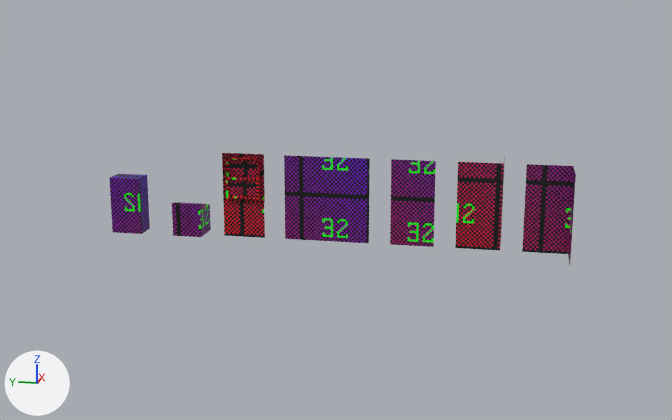
Two versions of the Blender file 3D Pixel art/Wall Set/Apartment Set.blend, one commit apart.
Both versions are drawn from a camera (50 mm lens) standing at (-41.2, 2.3, 11.8) and looking at (0.1, 10.6, 1.5). Lighting does not change. The marker at lower left points along +X, +Y and +Z.

In view in the first picture: 'Fridge', 'Oven', 'Wall_Apt_2_Long', 'Wall_Apt_4_Long', 'Wall_Apt_Corner_In', 'Wall_Apt_Corner_Out', 'Window_Apt_2_Long', 'Window_Bot', 'Window_Top'.
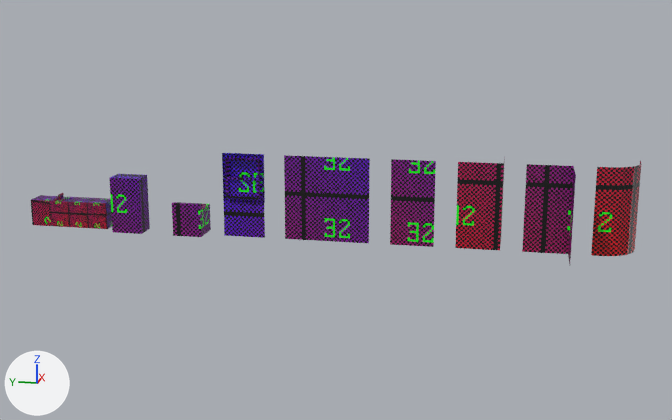
Patch to the scene script:
```diff
--- a/3D Pixel art/Wall Set/Apartment Set.blend.py
+++ b/3D Pixel art/Wall Set/Apartment Set.blend.py
@@ me_plane_032 @@
 me_plane_032.from_pydata(...)  # 6 vertices, 2 faces; spans x -4.0..0.0, y -2.0..0.0, z -2.0..0.0
 # used by ob_wall_apt_corner_out; location = (0.0, 3.0, 0.0); rotation_euler = (-3.142, 1.571, 0.0), in degrees (-180, 90, 0)
+# me_plane_032 part 1: texture (UV) coordinates of 2 of 2 faces, centred in x -2.0, y -1.0..0.0, z -1.0..0.0, changed; they spanned u 0.36..0.67, v 0.0..0.31 and now span u 0.36..0.67, v 0.01..0.32
 me_plane_032.materials.append(mat_material_001)
@@ me_plane_031 @@
 me_plane_031.from_pydata(...)  # 4 vertices, 1 face; spans x -4.0..0.0, y -4.0..0.0, z 0.0
 # used by ob_wall_apt_4_long; location = (0.0, 9.0, 0.0); rotation_euler = (-3.142, 1.571, 0.0), in degrees (-180, 90, 0)
+# me_plane_031 part 2: texture (UV) coordinates of 1 of 1 face, centred in x -2.0, y -2.0, z 0.0, changed; they spanned u 0.69..1.0, v 0.33..0.64 and now span u 0.68..0.99, v 0.33..0.64
 me_plane_031.materials.append(mat_material_001)
@@ me_plane_001 @@
 me_plane_001.from_pydata(...)  # 36 vertices, 27 faces; spans x -4.0..0.0, y -2.0..0.0, z -0.1..0.2
 # used by ob_window_apt_2_long; location = (0.0, 14.0, 0.0); rotation_euler = (-3.142, 1.571, 0.0), in degrees (-180, 90, 0)
+# me_plane_001 part 3: texture (UV) coordinates of 27 of 27 faces, centred in x -4.0..-0.85, y -2.0..0.0, z -0.1..0.05, changed; they spanned u 0.01..0.34, v 0.0..0.52 and now span u 0.28..0.99, v 0.66..0.99
 me_plane_001.materials.append(mat_material_001)
@@ me_plane_002 @@
 me_plane_002.from_pydata(...)  # 20 vertices, 17 faces; spans x -3.8..-2.7, y -1.8..-0.2, z -1.1..-0.9
 # used by ob_window_top; location = (-0.9, 14.0, 0.0); rotation_euler = (-3.142, 1.571, 0.0), in degrees (-180, 90, 0)
+# me_plane_002 part 4: texture (UV) coordinates of 17 of 17 faces, centred in x -3.8..-2.7, y -1.8..-0.2, z -1.1..-0.9, changed; they spanned u 0.04..0.31, v 0.01..0.42 and now span u 0.4..0.96, v 0.74..0.96
 me_plane_002.materials.append(mat_material_001)
@@ me_plane_003 @@
 me_plane_003.from_pydata(...)  # 20 vertices, 17 faces; spans x -2.9..-1.9, y -1.8..-0.2, z -0.9..-0.7
 # used by ob_window_bot; location = (-0.9, 14.0, 0.0); rotation_euler = (-3.142, 1.571, 0.0), in degrees (-180, 90, 0)
+# me_plane_003 part 5: texture (UV) coordinates of 17 of 17 faces, centred in x -2.9..-1.9, y -1.8..-0.2, z -0.9..-0.7, changed; they spanned u 0.04..0.31, v 0.01..0.42 and now span u 0.4..0.96, v 0.74..0.96
 me_plane_003.materials.append(mat_material_001)
@@ me_cube_001 @@
 me_cube_001.from_pydata(...)  # 82 vertices, 53 faces; spans x 0.0..1.0, y 0.0..1.5, z 0.0..2.7
+# me_cube_001 part 6: texture (UV) coordinates of 48 of 53 faces, centred in x 0.0..1.0, y 0.0..1.5, z 0.0..2.7, changed; they spanned u 0.4..1.0, v 0.22..0.8 and now span u 0.55..1.0, v 0.31..0.99
 me_cube_001.materials.append(mat_material_001)
@@ ob_cube_003 @@
+ob_cube_003 = bpy.data.objects.new('Cube.003', me_cube_010)  # 58 vertices, 45 faces; spans x 0.0..1.0, y 0.0..1.0, z 0.0..1.62; in mat_material_001 (picture img_128x128_checker_png)
+ob_cube_003.location = (0.0, 24.0, 0.0)
@@ ob_wall_apt_corner_out_001 @@
+ob_wall_apt_corner_out_001 = bpy.data.objects.new('Wall_Apt_Corner_Out.001', me_plane_005)  # 14 vertices, 6 faces; spans x -4.0..0.0, y -2.0..0.0, z -2.0..0.0; in mat_material_001 (picture img_128x128_checker_png)
+ob_wall_apt_corner_out_001.location = (0.0, -3.0, 0.0)
+ob_wall_apt_corner_out_001.rotation_euler = (-3.142, 1.571, 0.0)  # degrees (-180, 90, 0)
@@ ob_cube_002 @@
+ob_cube_002 = bpy.data.objects.new('Cube.002', me_cube_007)  # 15 vertices, 16 faces; spans x 0.0..1.0, y 0.0..1.0, z 0.0..1.3; in mat_material_001 (picture img_128x128_checker_png)
+ob_cube_002.location = (0.0, 25.0, 0.0)
@@ ob_cube_001 @@
+ob_cube_001 = bpy.data.objects.new('Cube.001', me_cube_004)  # 48 vertices, 35 faces; spans x 0.0..1.032, y 0.0..1.0, z 0.0..1.3; in mat_material_001 (picture img_128x128_checker_png)
+ob_cube_001.location = (0.0, 23.0, 0.0)
@@ ob_cube @@
+ob_cube = bpy.data.objects.new('Cube', me_cube_003)  # 16 vertices, 14 faces; spans x 0.0..1.0, y 0.0..1.0, z 0.0..1.3; in mat_material_001 (picture img_128x128_checker_png)
+ob_cube.location = (0.0, 22.0, 0.0)
```

Location of each change, (x1, y1, x2, y2) in pixels of the pictures (672 x 420 px):
'Wall_Apt_Corner_Out.001', added (red)
    after: (591, 161, 641, 256)
'Cube', added (red)
    after: (87, 198, 112, 229)
'Cube.003', added
    after: (49, 193, 76, 227)
'Cube.001', added (red)
    after: (68, 197, 95, 228)
'Cube.002', added (red)
    after: (31, 195, 58, 226)
part 1 of me_plane_032, surface changed
    both: (455, 157, 505, 250)
part 2 of me_plane_031, surface changed
    both: (284, 155, 370, 243)
part 3 of me_plane_001, surface changed (red to purple)
    both: (222, 153, 265, 238)
part 4 of me_plane_002, surface changed
    both: (226, 158, 260, 178)
part 5 of me_plane_003, surface changed
    both: (225, 176, 260, 199)
part 6 of me_cube_001, surface changed
    both: (109, 174, 150, 234)
